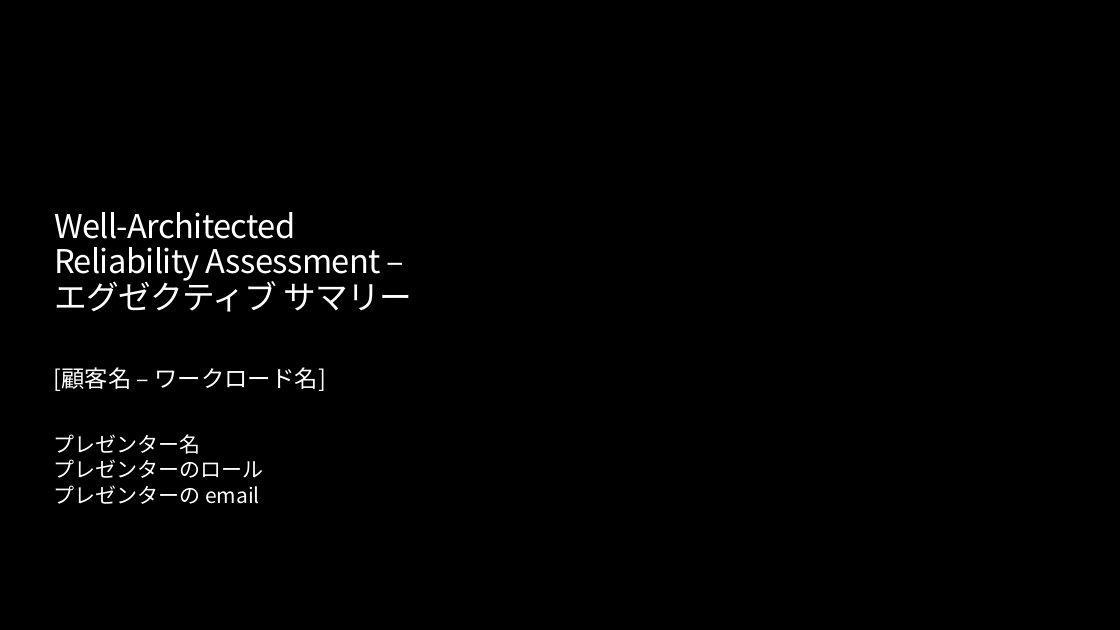
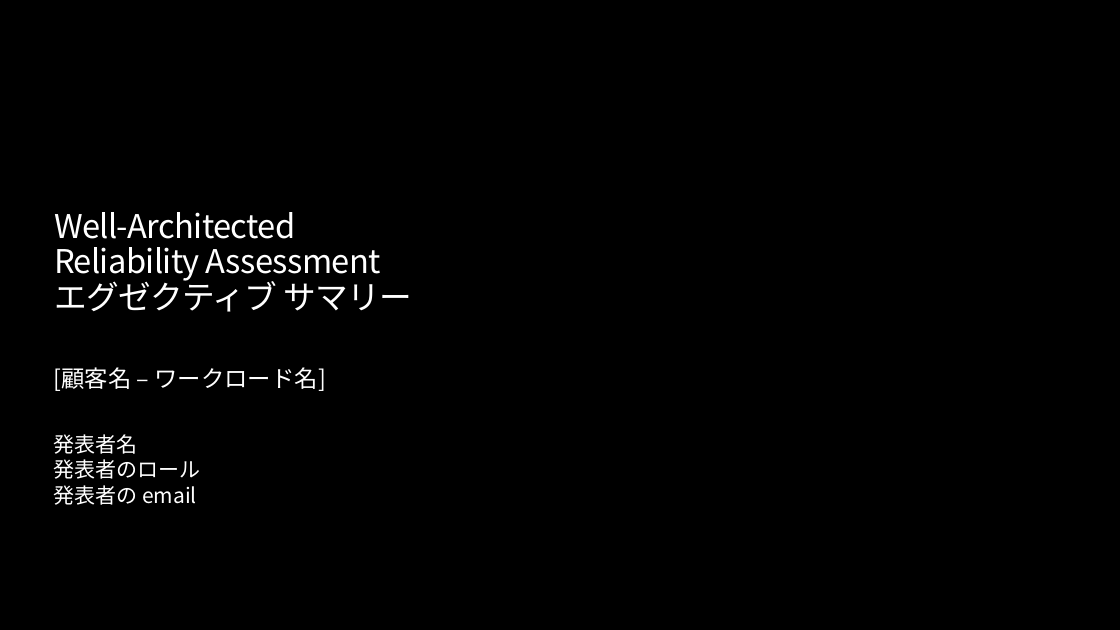
Before and after one commit to tksh164/aprl-v2-ja, a slide deck: slide 2 of tools/Mandatory - Executive Summary presentation - Template.pptx. Drawn at 1120x630 pixels with LibreOffice and Linux fonts; fonts in the diff are those of the drawing; background and template pictures are left out. Boxes give left, top, right and bottom in pixels: in the first picture for what was removed or moved away, otherwise in the second. Text is boxed around its words. In the diff, an @@ line names an element or a change of style, - is before the commit and + after.

Commit message:
Fix translation

```diff
--- a/tools/Mandatory - Executive Summary presentation - Template.pptx
+++ b/tools/Mandatory - Executive Summary presentation - Template.pptx
@@ title at (54, 212, 412, 312): text changed @@
-Well-Architected Reliability Assessment – エグゼクティブ サマリー
+Well-Architected Reliability Assessment
+エグゼクティブ サマリー
@@ text at (53, 434, 200, 505): text changed @@
-プレゼンター名
-プレゼンターのロール
-プレゼンターの email
+発表者名
+発表者のロール
+発表者の email
```
